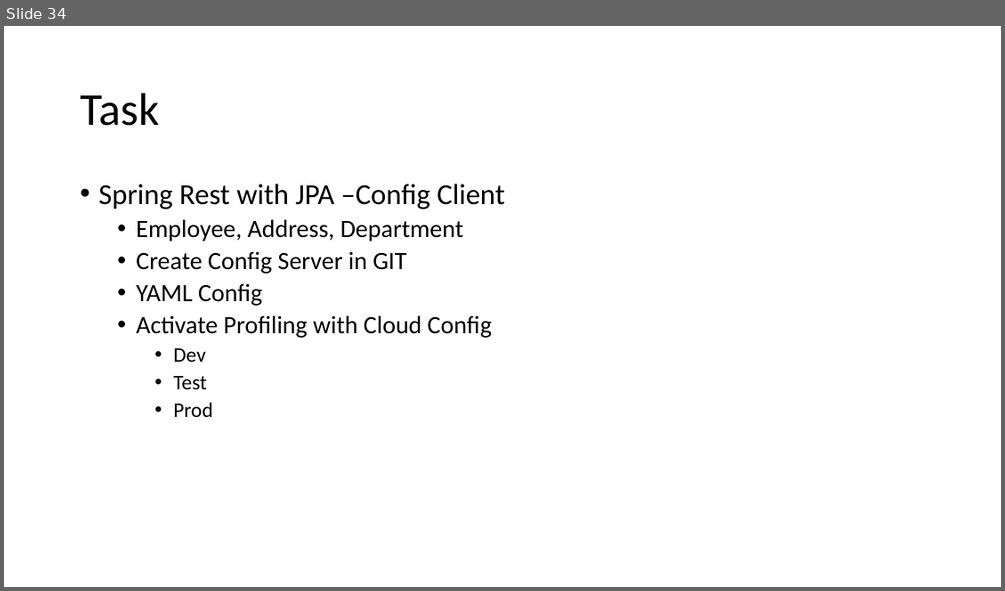
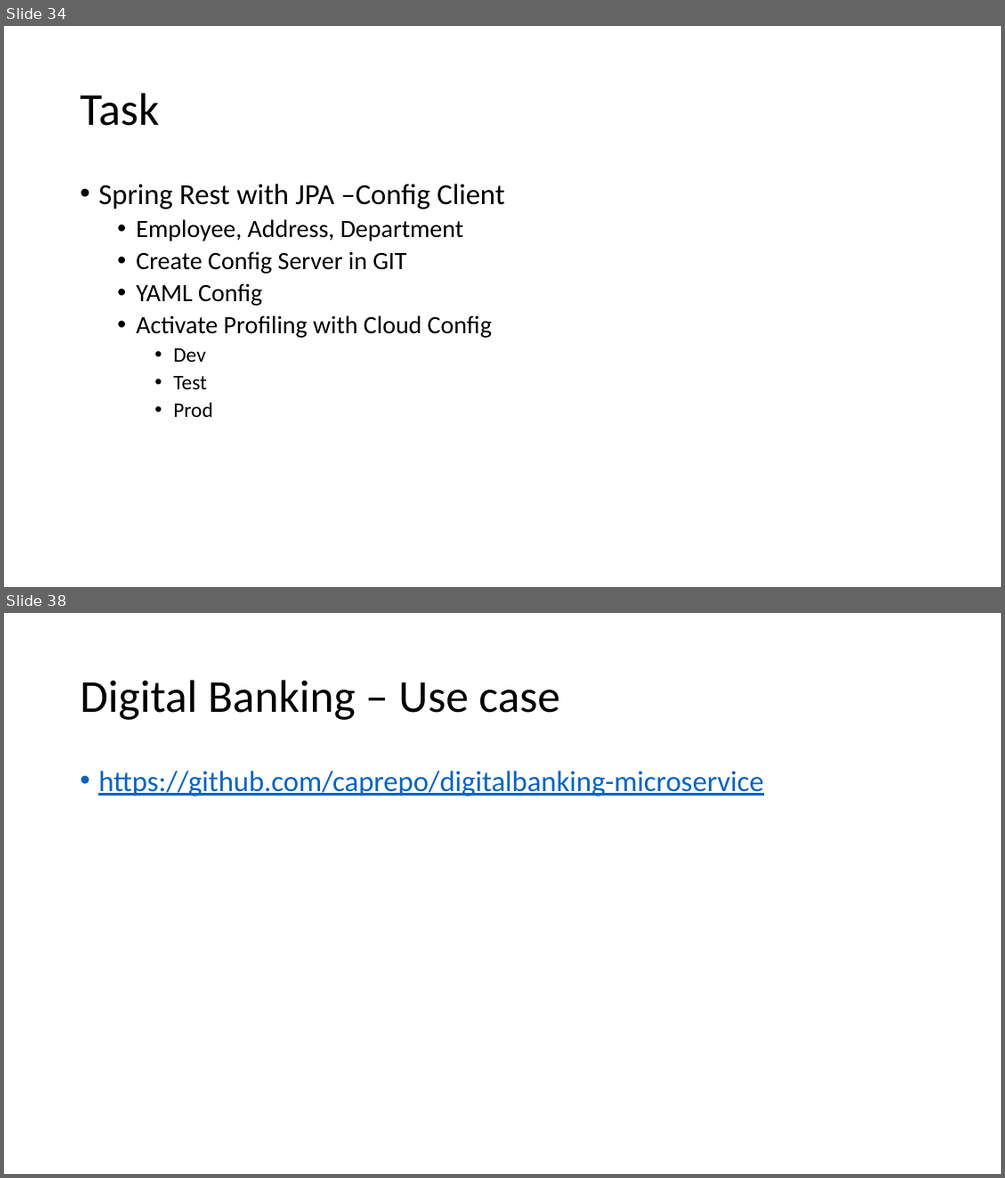
Before and after one commit to priyangm/pod_trg, a slide deck: FinishingSchool-June.pptx. Shown one above the other, each under a label of ours: slide 34 before the commit, slides 34 and 38 after it; the slides between them are not shown. The pictures are 1005x591 and 1005x1178 pixels, drawn with LibreOffice and Linux fonts; fonts in the diff are those of the drawing. Boxes give left, top, right and bottom in pixels: in the first picture for what was removed or moved away, otherwise in the second. Text is boxed around its words. In the diff, an @@ line names an element or a change of style, - is before the commit and + after.

```diff
--- a/FinishingSchool-June.pptx
+++ b/FinishingSchool-June.pptx
@@ slide 38 added at [4, 613, 1001, 1174], background #FFFFFF @@
@@ title added at [80, 680, 559, 720], 44 pt, text #000000 @@
+Digital Banking – Use case
@@ text added at [98, 771, 763, 796], 28 pt, text #0563C1, underline @@
+• https://github.com/caprepo/digitalbanking-microservice
```
Also in this commit, not shown: 5 other slides added.
